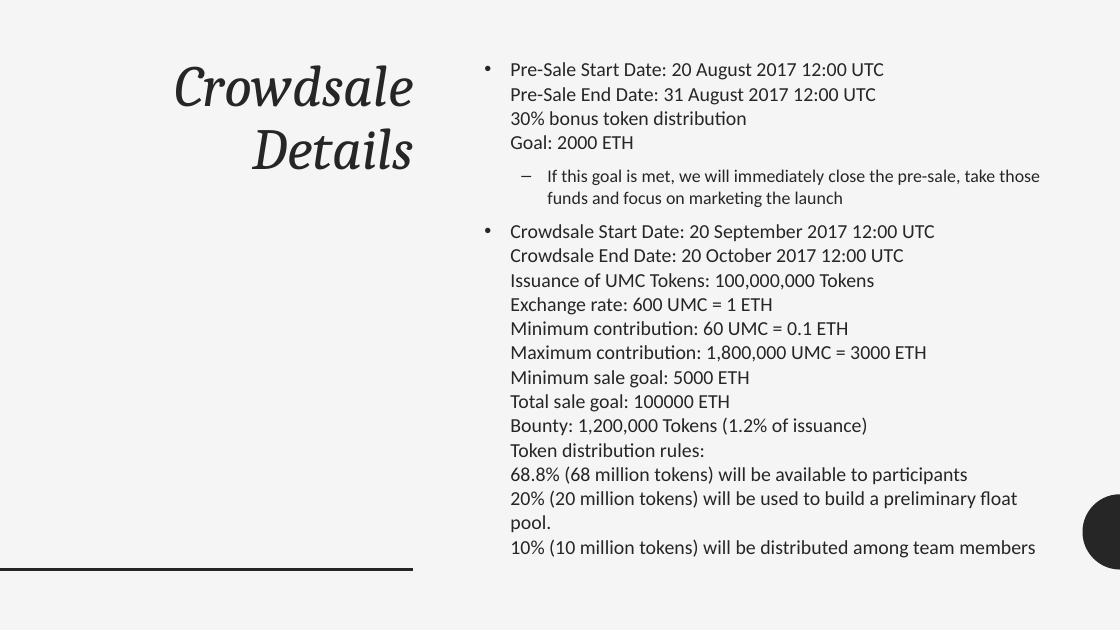
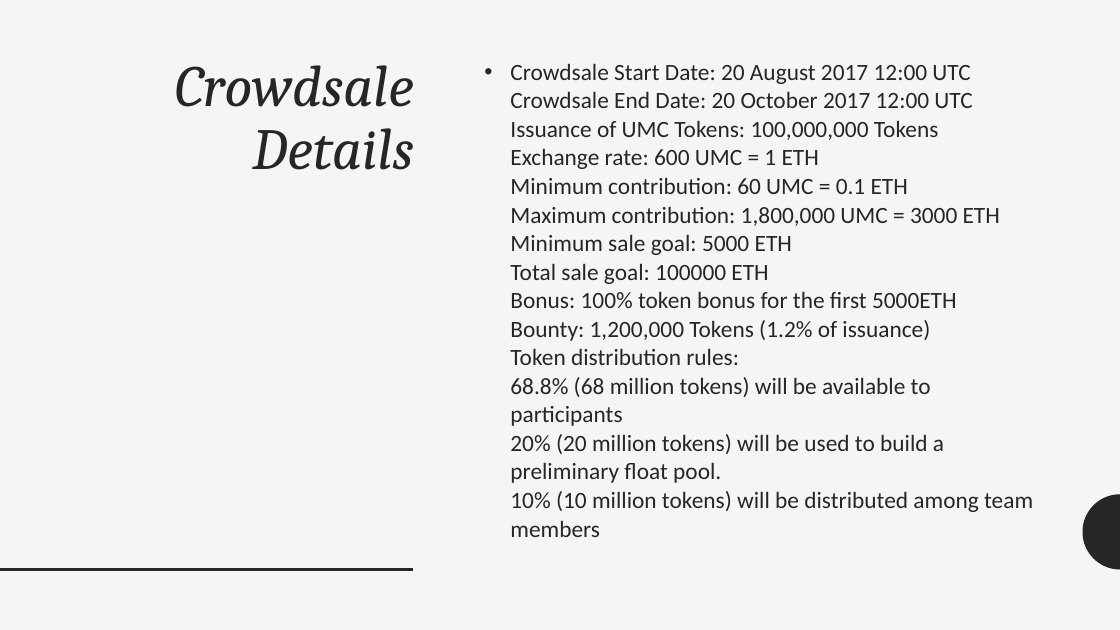
Before and after one commit to AnshulBasia/umc, a slide deck: slide 7 of documents/Umbrella Coin.pptx. Drawn at 1120x630 pixels with LibreOffice and Linux fonts; fonts in the diff are those of the drawing. Boxes give left, top, right and bottom in pixels: in the first picture for what was removed or moved away, otherwise in the second. Text is boxed around its words. In the diff, an @@ line names an element or a change of style, - is before the commit and + after.

Commit message:
update ppt

```diff
--- a/documents/Umbrella Coin.pptx
+++ b/documents/Umbrella Coin.pptx
@@ text at (x1=510, y1=63, x2=1033, y2=537): text changed; size 17 to 20 pt @@
-• Pre-Sale Start Date: 20 August 2017 12:00 UTC
-  Pre-Sale End Date: 31 August 2017 12:00 UTC
-  30% bonus token distribution
-  Goal: 2000 ETH
-  – If this goal is met, we will immediately close the pre-sale, take those funds and focus on marketing the launch
-• Crowdsale Start Date: 20 September 2017 12:00 UTC
-  Crowdsale End Date: 20 October 2017 12:00 UTC
-  Issuance of UMC Tokens: 100,000,000 Tokens
-  Exchange rate: 600 UMC = 1 ETH
-  Minimum contribution: 60 UMC = 0.1 ETH
-  Maximum contribution: 1,800,000 UMC = 3000 ETH
-  Minimum sale goal: 5000 ETH
-  Total sale goal: 100000 ETH
-  Bounty: 1,200,000 Tokens (1.2% of issuance)
-  Token distribution rules:
-  68.8% (68 million tokens) will be available to participants
-  20% (20 million tokens) will be used to build a preliminary float pool.
-  10% (10 million tokens) will be distributed among team members
+• Crowdsale Start Date: 20 August 2017 12:00 UTC
+  Crowdsale End Date: 20 October 2017 12:00 UTC
+  Issuance of UMC Tokens: 100,000,000 Tokens
+  Exchange rate: 600 UMC = 1 ETH
+  Minimum contribution: 60 UMC = 0.1 ETH
+  Maximum contribution: 1,800,000 UMC = 3000 ETH
+  Minimum sale goal: 5000 ETH
+  Total sale goal: 100000 ETH
+  Bonus: 100% token bonus for the first 5000ETH
+  Bounty: 1,200,000 Tokens (1.2% of issuance)
+  Token distribution rules:
+  68.8% (68 million tokens) will be available to participants
+  20% (20 million tokens) will be used to build a preliminary float pool.
+  10% (10 million tokens) will be distributed among team members
```
